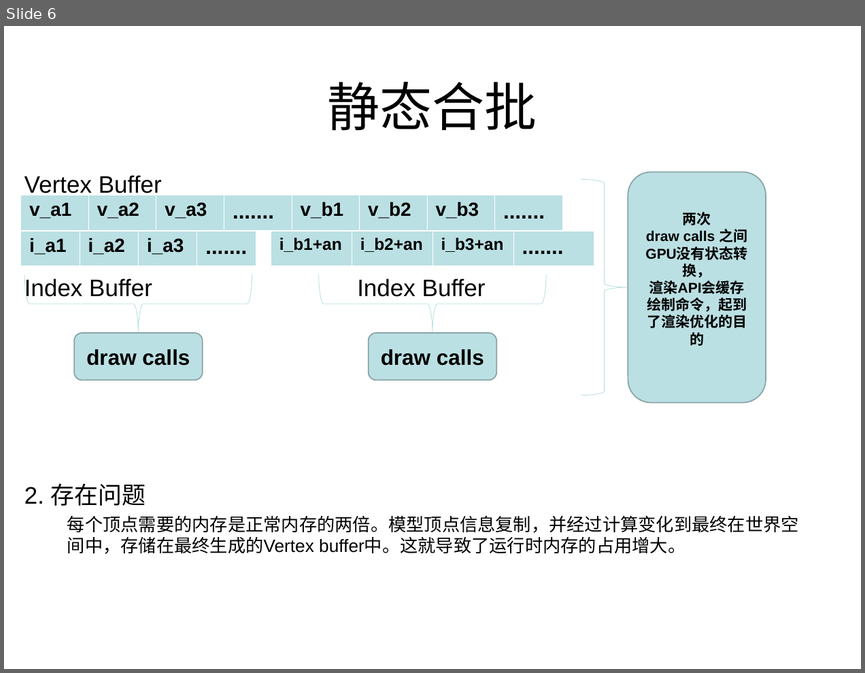
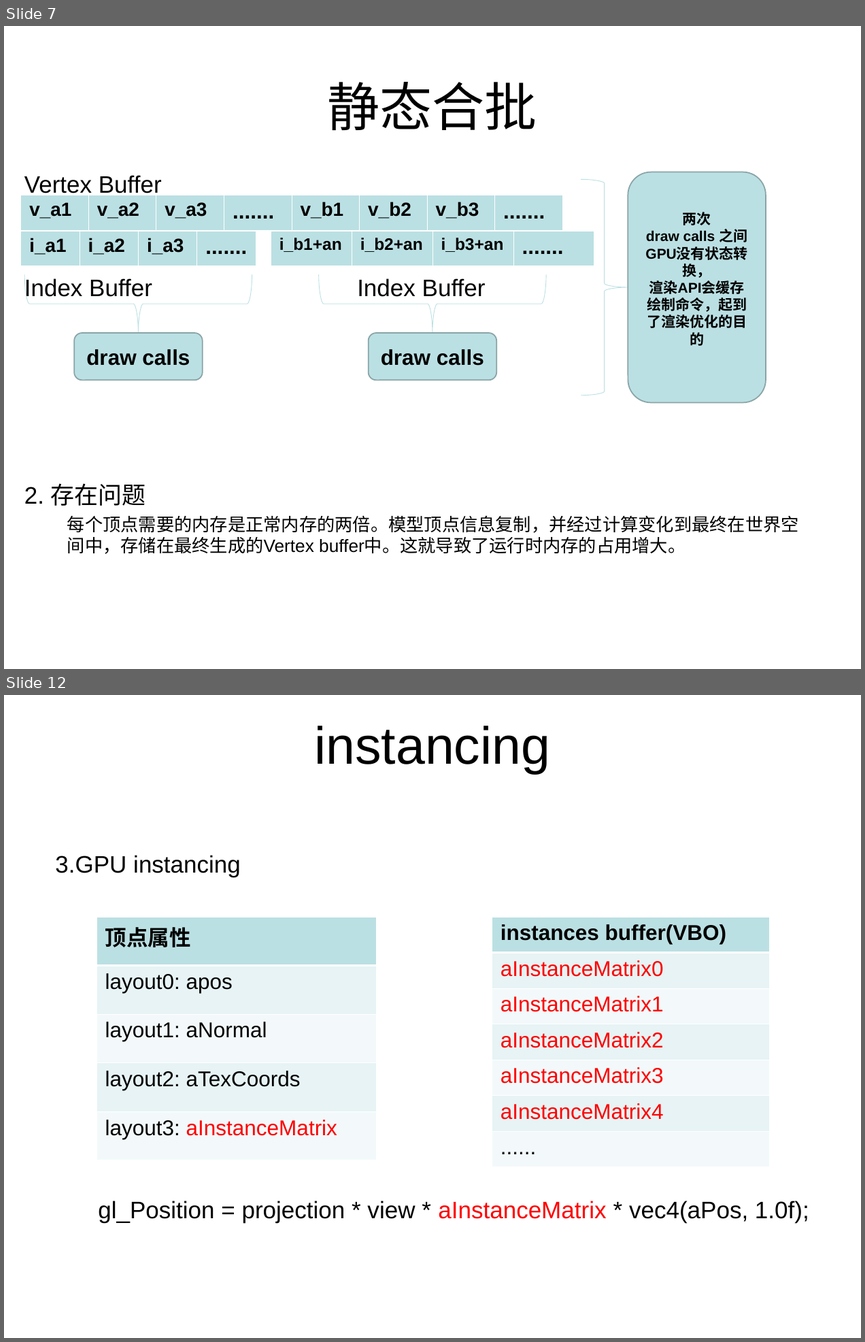
Before and after one commit to lhswei/learnopengl, a slide deck: sample/instancing/3D渲染instancing.ppt. Shown one above the other, each under a label of ours: slide 6 before the commit, slides 7 and 12 after it; the slides between them are not shown. The pictures are 865x673 and 865x1342 pixels, drawn with LibreOffice and Linux fonts; fonts in the diff are those of the drawing. Boxes give left, top, right and bottom in pixels: in the first picture for what was removed or moved away, otherwise in the second. Text is boxed around its words. In the diff, an @@ line names an element or a change of style, - is before the commit and + after.

```diff
--- a/sample/instancing/3D渲染instancing.ppt
+++ b/sample/instancing/3D渲染instancing.ppt
@@ slide 12 added at [4, 695, 861, 1338], background #FFFFFF @@
@@ title added at [314, 726, 550, 773], 44 pt, text #000000 @@
+instancing
@@ text added at [55, 855, 809, 1223], 20 pt, text #000000 @@
+3.GPU instancing
+    gl_Position = projection * view * aInstanceMatrix * vec4(aPos, 1.0f);
@@ table added at [96, 917, 376, 1160], 5 rows, 1 columns @@
+顶点属性
+layout0: apos
+layout1: aNormal
+layout2: aTexCoords
+layout3: aInstanceMatrix
@@ table added at [492, 917, 769, 1167], 7 rows, 1 columns @@
+instances buffer(VBO)
+aInstanceMatrix0
+aInstanceMatrix1
+aInstanceMatrix2
+aInstanceMatrix3
+aInstanceMatrix4
+......
@@ what was slide 6 is now slide 7 @@
```
Also in this commit, not shown: 4 slides changed, 7 other slides added.
